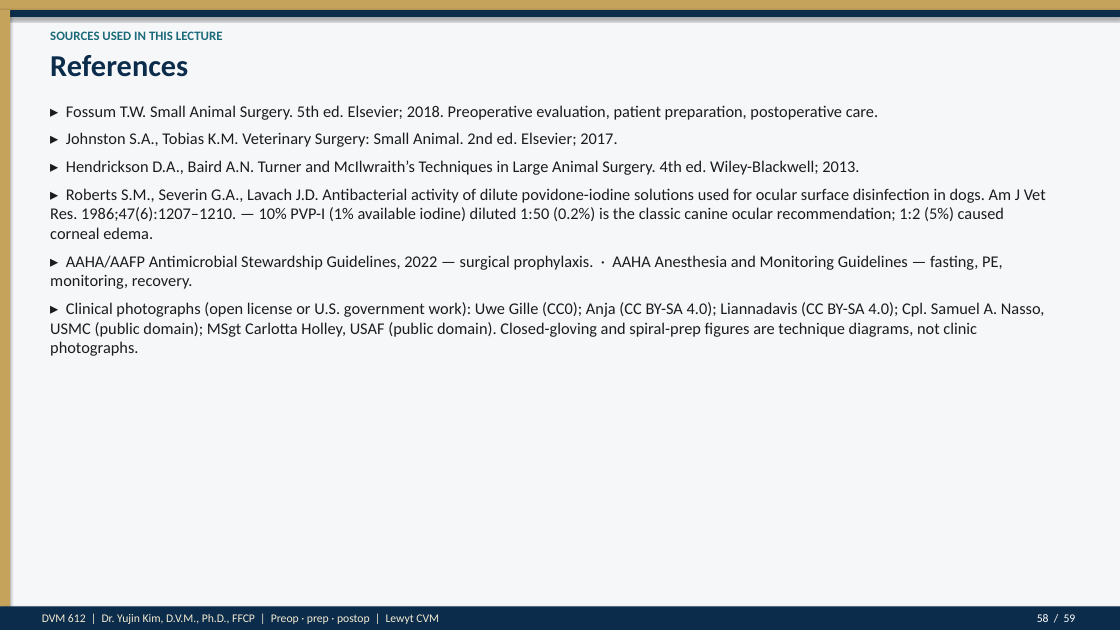
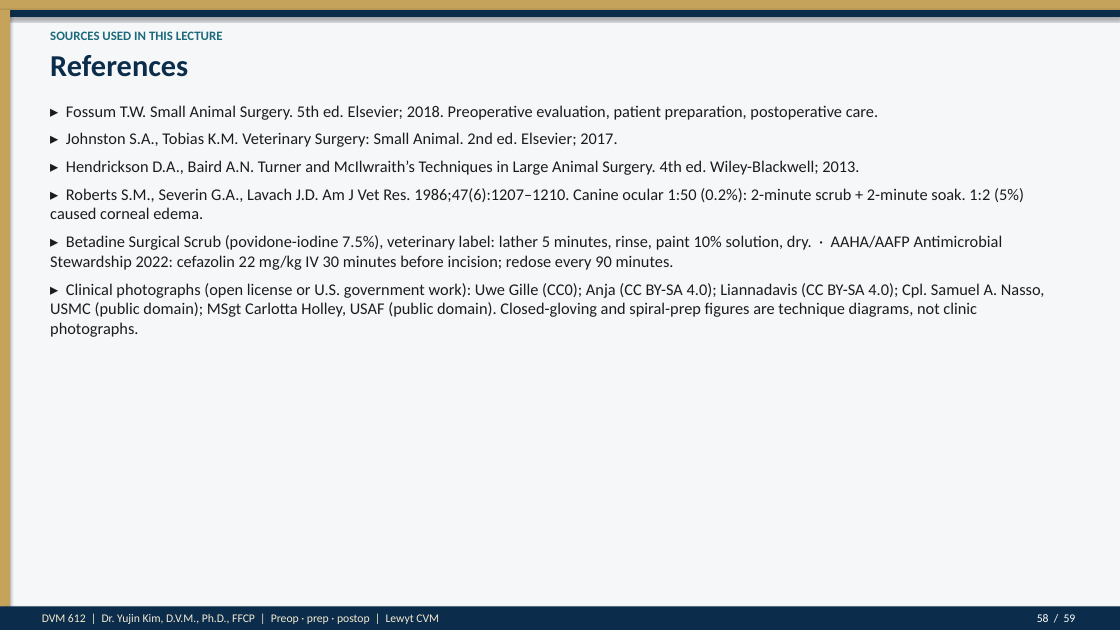
Before and after one commit to drkimvet/happycare, a slide deck: slide 58 of lectures/DVM-612_Week4_Preop_PatientPrep_Postop.pptx. Drawn at 1120x630 pixels with LibreOffice and Linux fonts; fonts in the diff are those of the drawing. Boxes give left, top, right and bottom in pixels: in the first picture for what was removed or moved away, otherwise in the second. Text is boxed around its words. In the diff, an @@ line names an element or a change of style, - is before the commit and + after.

```diff
--- a/lectures/DVM-612_Week4_Preop_PatientPrep_Postop.pptx
+++ b/lectures/DVM-612_Week4_Preop_PatientPrep_Postop.pptx
@@ text at (50,188,1024,270): text changed @@
-▸ Roberts S.M., Severin G.A., Lavach J.D. Antibacterial activity of dilute povidone-iodine solutions used for ocular surface disinfection in dogs. Am J Vet Res. 1986;47(6):1207–1210. — 10% PVP-I (1% available iodine) diluted 1:50 (0.2%) is the classic canine ocular recommendation; 1:2 (5%) caused corneal edema.
-▸ AAHA/AAFP Antimicrobial Stewardship Guidelines, 2022 — surgical prophylaxis. · AAHA Anesthesia and Monitoring Guidelines — fasting, PE, monitoring, recovery.
+▸ Roberts S.M., Severin G.A., Lavach J.D. Am J Vet Res. 1986;47(6):1207–1210. Canine ocular 1:50 (0.2%): 2-minute scrub + 2-minute soak. 1:2 (5%) caused corneal edema.
+▸ Betadine Surgical Scrub (povidone-iodine 7.5%), veterinary label: lather 5 minutes, rinse, paint 10% solution, dry. · AAHA/AAFP Antimicrobial Stewardship 2022: cefazolin 22 mg/kg IV 30 minutes before incision; redose every 90 minutes.
```
Also in this commit, not shown: 10 other slides changed, 2 other files.
